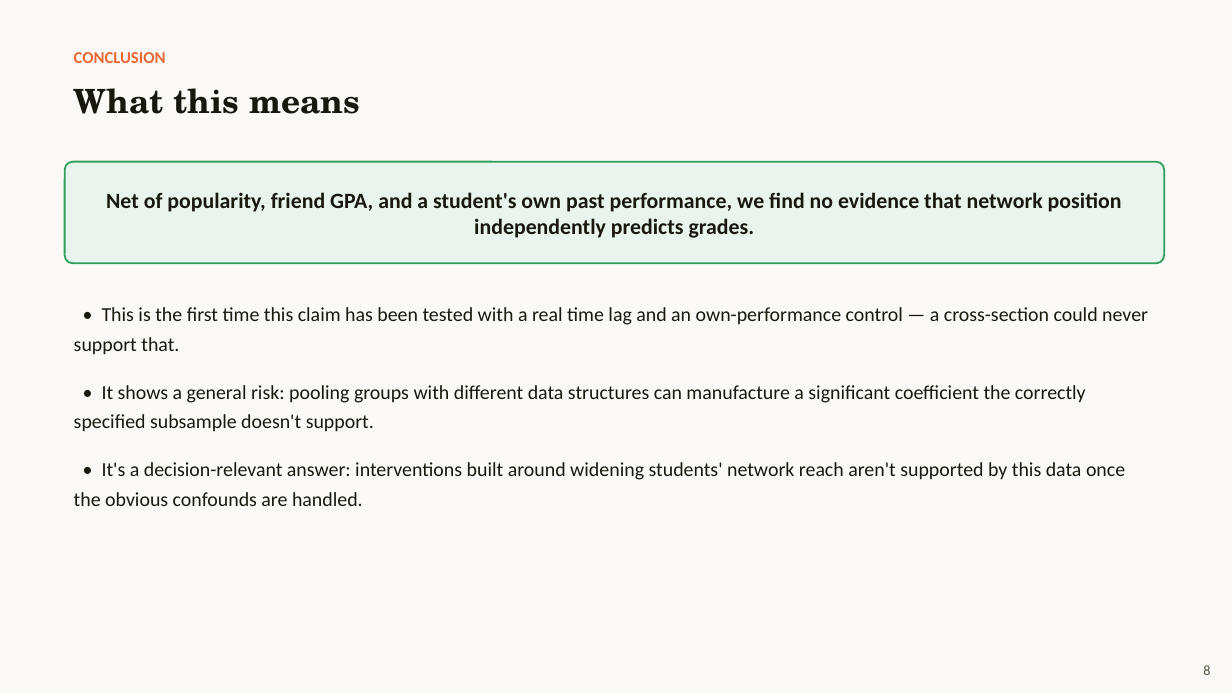
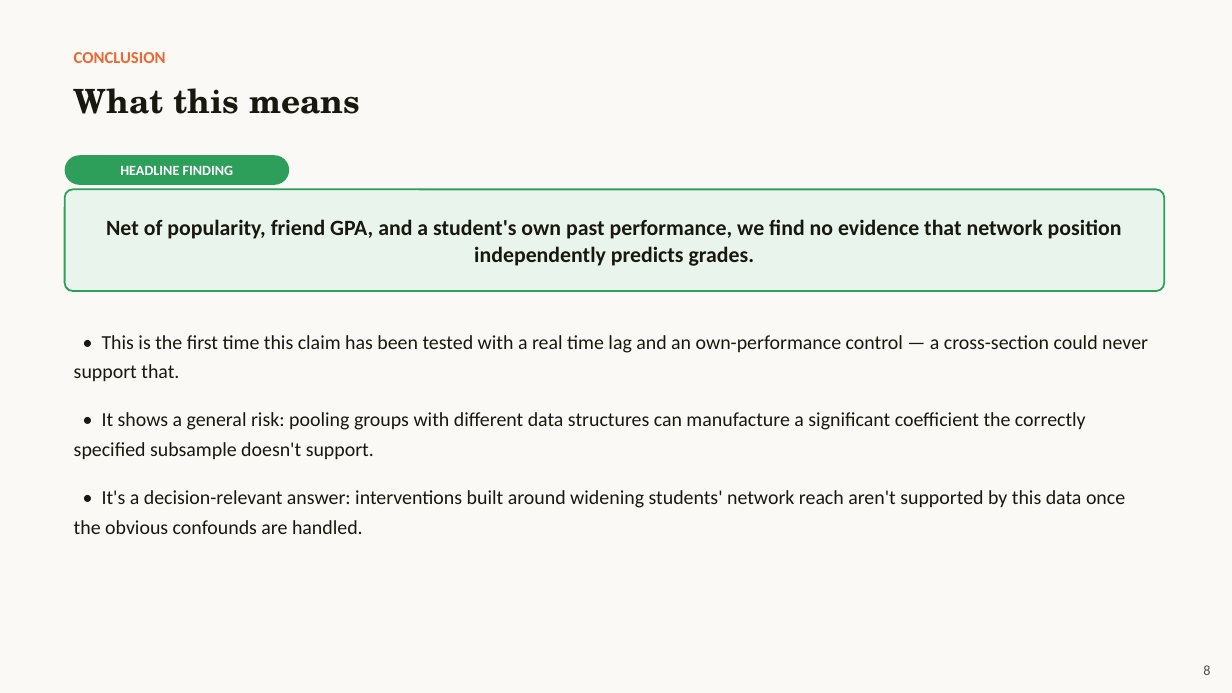
Before and after one commit to TingyingHuang/ECC3841-network-position-and-academic-performance, a slide deck: slide 8 of slides/Presentation2.pptx. Drawn at 1232x693 pixels with LibreOffice and Linux fonts; fonts in the diff are those of the drawing. Boxes give left, top, right and bottom in pixels: in the first picture for what was removed or moved away, otherwise in the second. Text is boxed around its words. In the diff, an @@ line names an element or a change of style, - is before the commit and + after.

```diff
--- a/slides/Presentation2.pptx
+++ b/slides/Presentation2.pptx
@@ rounded rectangle added at (x1=65, y1=155, x2=289, y2=185), fill #2E9E5B, 11 pt, text #FFFFFF, bold @@
+HEADLINE FINDING
@@ rounded rectangle "Net of popularity, friend GPA, ..." moved from (x1=65, y1=162, x2=1165, y2=263) to (x1=65, y1=189, x2=1165, y2=291) @@
@@ text "• This is the first ..." moved from (x1=74, y1=307, x2=1148, y2=506) to (x1=74, y1=335, x2=1148, y2=534) @@
```
Also in this commit, not shown: 8 other slides changed, 1 other file.
